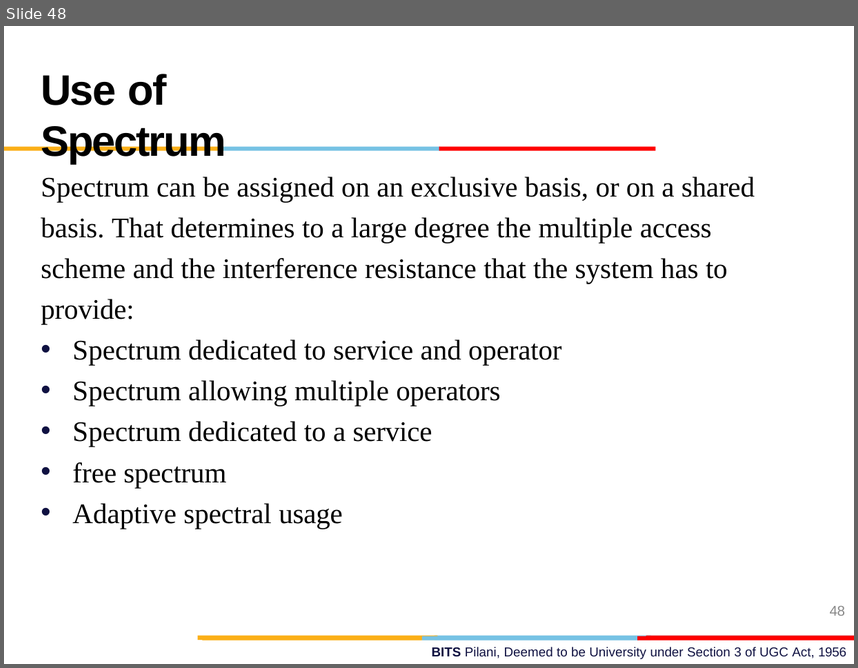
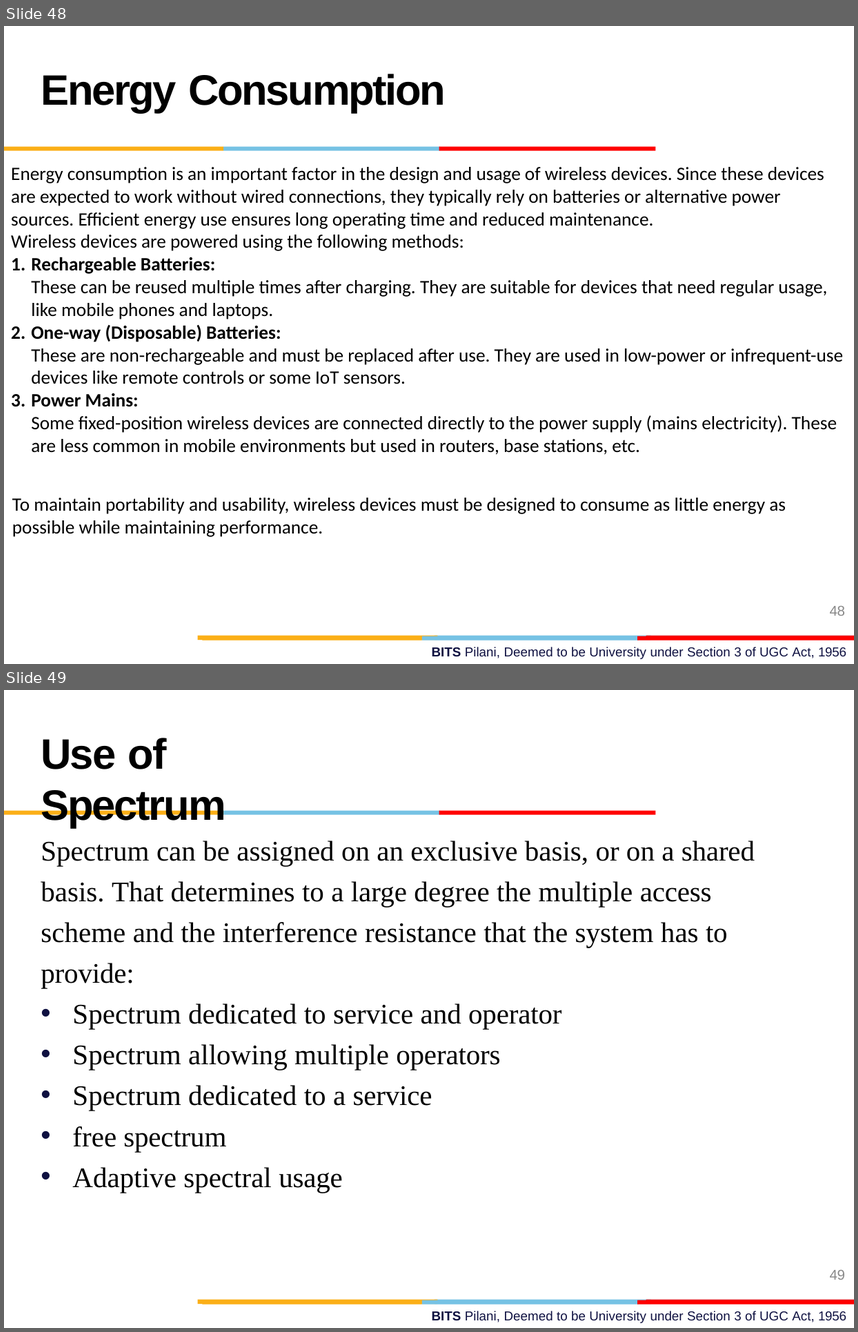
Before and after one commit to AbidKhan01ak/Mtech-7th-Sem, a slide deck: WMC/L1_WMC.pptx. Shown one above the other, each under a label of ours: slide 48 before the commit, slides 48 and 49 after it. The pictures are 858x668 and 858x1332 pixels, drawn with LibreOffice and Linux fonts; fonts in the diff are those of the drawing; background and template pictures are left out. Boxes give left, top, right and bottom in pixels: in the first picture for what was removed or moved away, otherwise in the second. Text is boxed around its words. In the diff, an @@ line names an element or a change of style, - is before the commit and + after.

```diff
--- a/WMC/L1_WMC.pptx
+++ b/WMC/L1_WMC.pptx
@@ slide 48 added at box(4, 26, 854, 664), background #FFFFFF; not listed: 9 template elements that a slide beside it also shows @@
@@ title added at box(41, 74, 446, 113), 36 pt, text #000000, bold @@
+Energy Consumption
@@ text added at box(11, 167, 843, 537), 16 pt, text #000000 @@
+Energy consumption is an important factor in the design and usage of wireless devices. Since these devices are expected to work without wired connections, they typically rely on batteries or alternative power sources. Efficient energy use ensures long operating time and reduced maintenance.
+Wireless devices are powered using the following methods:
+1. Rechargeable Batteries:
+   These can be reused multiple times after charging. They are suitable for devices that need regular usage, like mobile phones and laptops.
+2. One-way (Disposable) Batteries:
+   These are non-rechargeable and must be replaced after use. They are used in low-power or infrequent-use devices like remote controls or some IoT sensors.
+3. Power Mains:
+   Some fixed-position wireless devices are connected directly to the power supply (mains electricity). These are less common in mobile environments but used in routers, base stations, etc.
+To maintain portability and usability, wireless devices must be designed to consume as little energy as possible while maintaining performance.
@@ page number added at box(830, 606, 845, 615), 12 pt, text #888888 @@
+48
@@ text added at box(432, 646, 846, 659), 11 pt, text #0F1141 @@
+BITS Pilani, Deemed to be University under Section 3 of UGC Act, 1956
@@ what was slide 48 is now slide 49 @@
@@ page number at box(830, 1270, 845, 1279): text changed @@
-48
+49
```
Also in this commit, not shown: 2 slides changed, 19 other slides added, 1 slide removed, 1 other file.
